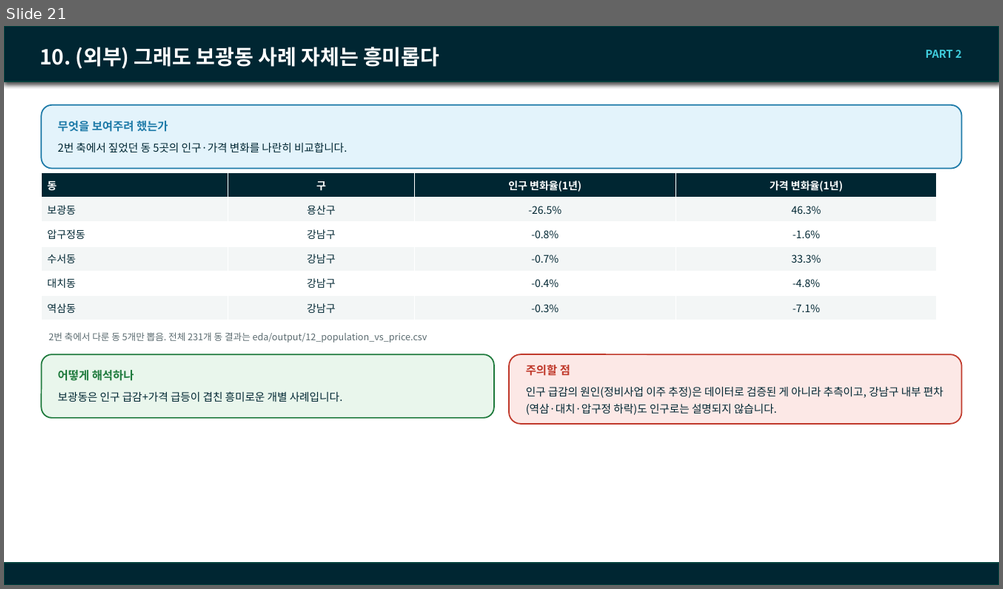
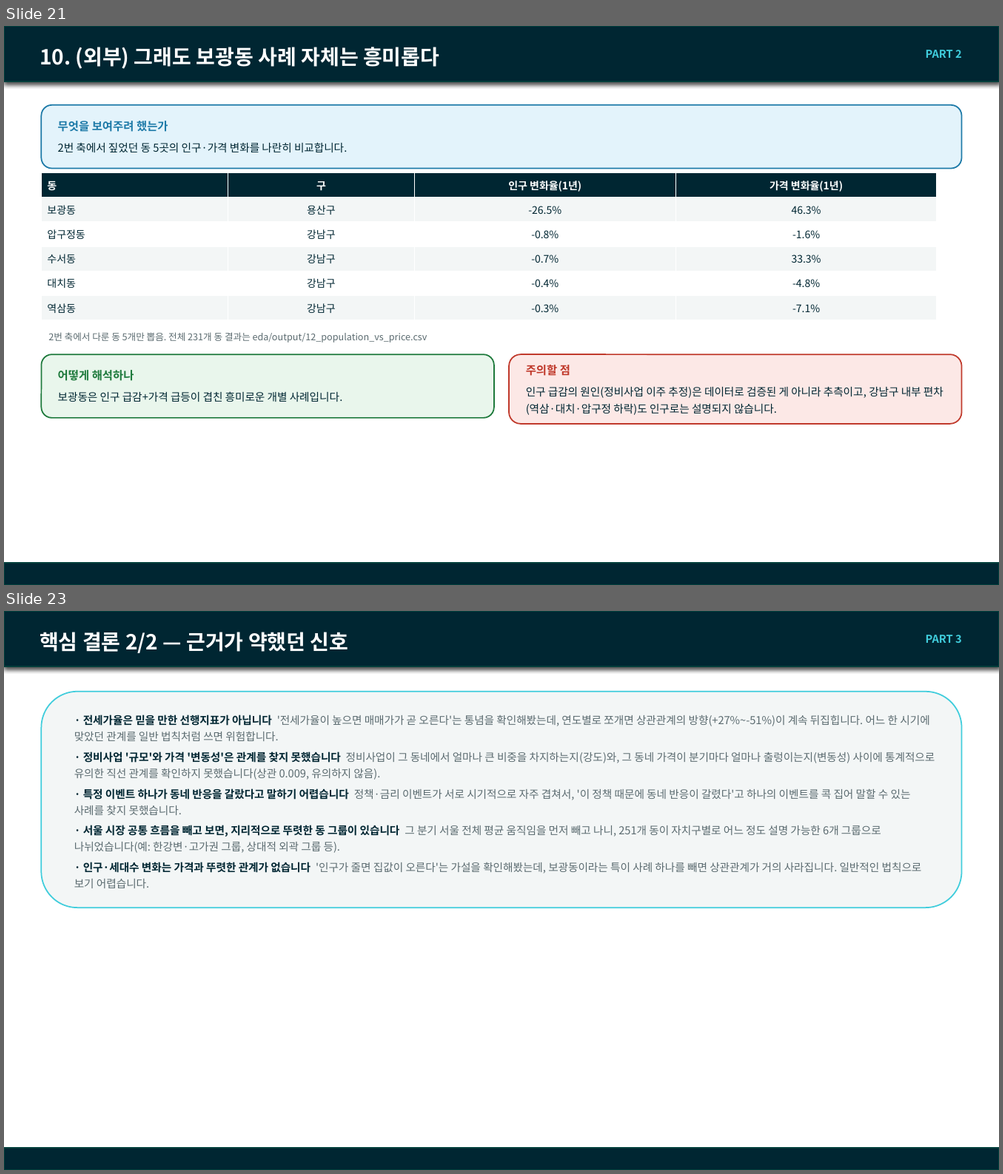
Before and after one commit to SunooJ-KR/Boomingup, a slide deck: eda/docs/260916_team_meeting.pptx. Shown one above the other, each under a label of ours: slide 21 before the commit, slides 21 and 23 after it; the slides between them are not shown. The pictures are 1003x589 and 1003x1174 pixels, drawn with LibreOffice and Linux fonts; fonts in the diff are those of the drawing; background and template pictures are left out. Boxes give left, top, right and bottom in pixels: in the first picture for what was removed or moved away, otherwise in the second. Text is boxed around its words. In the diff, an @@ line names an element or a change of style, - is before the commit and + after.

Commit message:
docs(eda): 핵심 결론을 자세히 풀고 모델링 활용법 슬라이드 추가
기존 5줄짜리 요약 결론 슬라이드를 "믿을 만한 신호/근거가 약했던 신호"
두 장으로 나눠 각 결과가 무슨 뜻인지 쉽게 풀어썼다. 이어서 각 발견을
가격 예측 모델 feature 설계에 어떻게 활용하면 좋을지(feature 후보,
비선형 처리 필요한 변수, 제외 고려 변수, 정비사업단계의 미래정보
누출 위험 등) 구체적으로 정리한 슬라이드 2장을 새로 추가했다.

```diff
--- a/eda/docs/260916_team_meeting.pptx
+++ b/eda/docs/260916_team_meeting.pptx
@@ slide 23 added at bbox=[4, 611, 999, 1170], background #FFFFFF; not listed: 2 template elements that a slide beside it also shows @@
@@ title added at bbox=[40, 632, 349, 653], 20 pt, text #FFFFFF, bold @@
+핵심 결론 2/2 — 근거가 약했던 신호
@@ text added at bbox=[925, 635, 962, 643], 10.5 pt, text #40CDDC, bold @@
+PART 3
@@ rounded rectangle added at bbox=[41, 692, 962, 908], fill #F3F6F6, outline #40CDDC 1.25 pt, 10.5 pt, text #5B6B70 @@
+· 전세가율은 믿을 만한 선행지표가 아닙니다 '전세가율이 높으면 매매가가 곧 오른다'는 통념을 확인해봤는데, 연도별로 쪼개면 상관관계의 방향(+27%~-51%)이 계속 뒤집힙니다. 어느 한 시기에 맞았던 관계를 일반 법칙처럼 쓰면 위험합니다.
+· 정비사업 '규모'와 가격 '변동성'은 관계를 찾지 못했습니다 정비사업이 그 동네에서 얼마나 큰 비중을 차지하는지(강도)와, 그 동네 가격이 분기마다 얼마나 출렁이는지(변동성) 사이에 통계적으로 유의한 직선 관계를 확인하지 못했습니다(상관 0.009, 유의하지 않음).
+· 특정 이벤트 하나가 동네 반응을 갈랐다고 말하기 어렵습니다 정책·금리 이벤트가 서로 시기적으로 자주 겹쳐서, '이 정책 때문에 동네 반응이 갈렸다'고 하나의 이벤트를 콕 집어 말할 수 있는 사례를 찾지 못했습니다.
+· 서울 시장 공통 흐름을 빼고 보면, 지리적으로 뚜렷한 동 그룹이 있습니다 그 분기 서울 전체 평균 움직임을 먼저 빼고 나니, 251개 동이 자치구별로 어느 정도 설명 가능한 6개 그룹으로 나뉘었습니다(예: 한강변·고가권 그룹, 상대적 외곽 그룹 등).
+· 인구·세대수 변화는 가격과 뚜렷한 관계가 없습니다 '인구가 줄면 집값이 오른다'는 가설을 확인해봤는데, 보광동이라는 특이 사례 하나를 빼면 상관관계가 거의 사라집니다. 일반적인 법칙으로 보기 어렵습니다.
```
Also in this commit, not shown: 1 slide changed, 2 other slides added, 1 other file.
